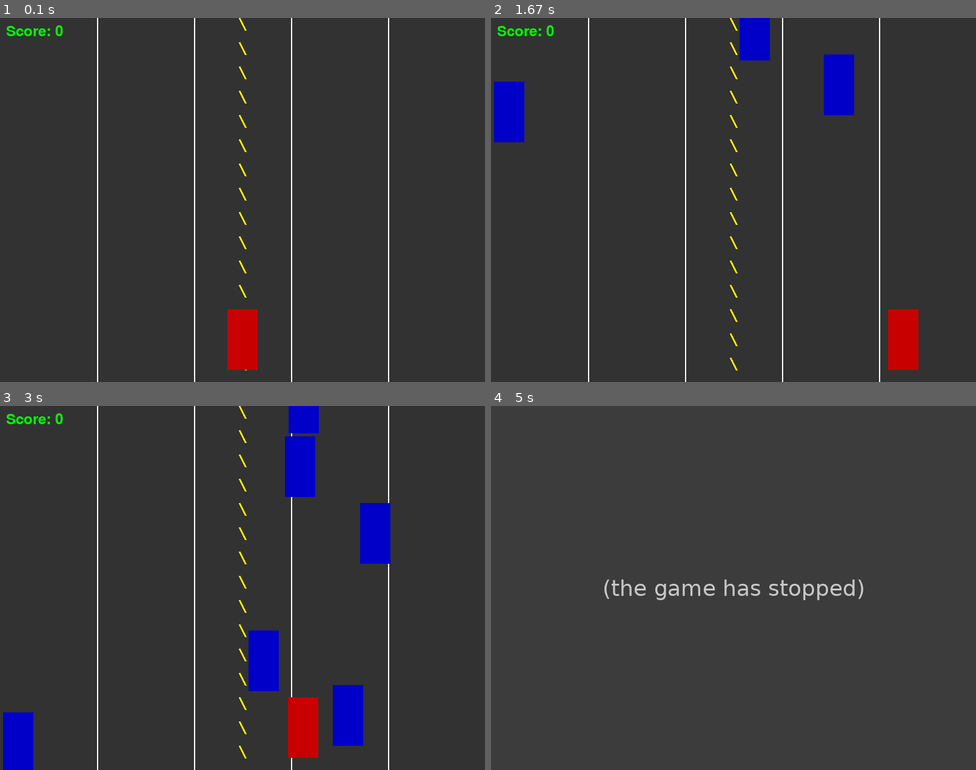
Above: before the commit, frames 1-4 (two rows, left to right).
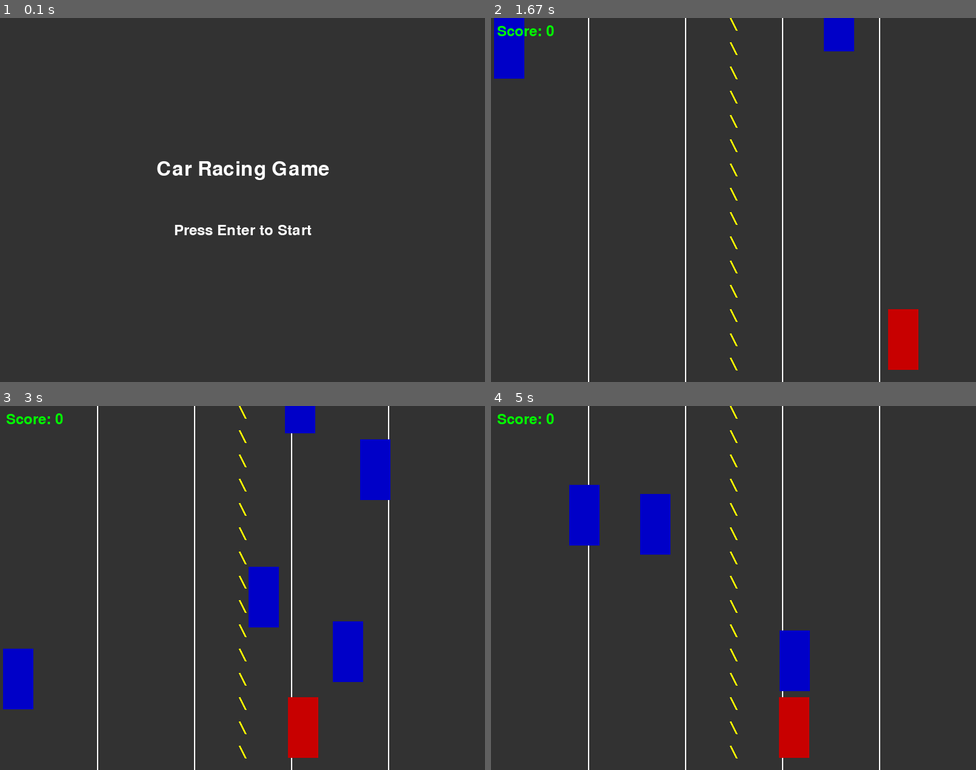
Above: after the commit, the same moments.

Repository: aknim/pygame-car-race
Game: pygame game, started from car_race.py
The game is run twice, just before and just after one commit, with the same random seed, the same clock (stepped at 60 frames per second) and the same inputs.
Inputs:
- Up to frame 1 (0.1 s): no input
- Up to frame 2 (1.67 s): tap Enter at 0.33 s; hold Right 0.67-1.13 s; hold Right 1.17-1.63 s
- Up to frame 3 (3 s): hold Left 1.67-2.2 s; hold Left 2.23-2.63 s; hold Right from 2.67 s (still down)
- Up to frame 4 (5 s): release Right at 3.3 s; tap Enter at 3.33 s; hold Left 3.67-4.13 s; hold Right 4.17-4.63 s; hold Right from 4.67 s (still down)

The runs differ from the first frame. In frame 1, 3.4% of the frame differs, in the area x 1-81%, y 0-100%; in frame 2, 4.4%; in frame 3, 9.4%, in the area x 0-81%, y 0-100%; in frame 4, 6.2%.
Before the commit the program exited at 3.07 s; later frames show no game.

Commit message:
Day 1.5 Added start screen, game over screen, and restart logic

Diff:
--- a/car_race.py
+++ b/car_race.py
@@ -94,42 +94,90 @@
     score_text = font.render(f"Score: {score}", True, GREEN)
     screen.blit(score_text, (10, 10))
 
-# Game loop
-running = True
-while running:
-    for event in pygame.event.get():
-        if event.type == pygame.QUIT:
-            running = False
+def display_text(text, font_size, color, y_offset=0):
+    font = pygame.font.Font(None, font_size)
+    text_surface = font.render(text, True, color)
+    text_rect = text_surface.get_rect(center=(SCREEN_WIDTH // 2, SCREEN_HEIGHT // 2 + y_offset))
+    screen.blit(text_surface, text_rect)
 
-    keys = pygame.key.get_pressed()
-    if keys[pygame.K_LEFT] and player_x > 0:
-        player_x -= player_speed
-    if keys[pygame.K_RIGHT] and player_x < SCREEN_WIDTH - player_width:
-        player_x += player_speed
+def start_screen():
+    running = True
+    while running:
+        for event in pygame.event.get():
+            if event.type == pygame.QUIT:
+                pygame.quit()
+                sys.exit()
+            if event.type == pygame.KEYDOWN and event.key == pygame.K_RETURN:
+                running = False
 
-    # Generate obstacles randomly
-    if random.randint(1, 30) == 1: # Adjust frequency as needed
-        obstacles.append(generate_obstacle())
+        screen.fill(GRAY)
+        display_text("Car Racing Game", 48, WHITE, -50)
+        display_text("Press Enter to Start", 36, WHITE, 50)
+        pygame.display.flip()
+        clock.tick(FPS)
 
-    update_obstacles()
+def game_over_screen():
+    running = True
+    while running:
+        for event in pygame.event.get():
+            if event.type == pygame.QUIT:
+                pygame.quit()
+                sys.exit()
+            if event.type == pygame.KEYDOWN and event.key == pygame.K_RETURN:
+                restart_game()
 
-    # Check for collisions
-    if detect_collision(player_x, player_y):
-        print("Game Over!")
-        running = False
+        screen.fill(GRAY)
+        display_text("Game Over", 48, RED, -50)
+        display_text(f"Final Score: {score}", 36, WHITE, 0)
+        display_text("Press Enter to Restart", 36, WHITE, 50)
+        pygame.display.flip()
+        clock.tick(FPS)
 
-    # Increase difficulty based on score
-    if score // difficulty_increase_rate > difficulty_level:
-        obstacle_speed += 1
-        difficulty_level += 1
+def restart_game():
+    global score, obstacles, player_x
+    score = 0
+    obstacles = []
+    player_x = SCREEN_WIDTH // 2 - player_width // 2
+    main_game()
 
-    draw_road()
-    draw_player(player_x, player_y)
-    draw_obstacles()
-    display_score()
+# Main Game loop
+def main_game():
+    global player_x, player_y, score, obstacles, obstacle_speed, difficulty_level
+    running = True
+    while running:
+        for event in pygame.event.get():
+            if event.type == pygame.QUIT:
+                running = False
 
-    pygame.display.flip()
-    clock.tick(FPS)
+        keys = pygame.key.get_pressed()
+        if keys[pygame.K_LEFT] and player_x > 0:
+            player_x -= player_speed
+        if keys[pygame.K_RIGHT] and player_x < SCREEN_WIDTH - player_width:
+            player_x += player_speed
 
-pygame.quit()
-sys.exit()
+        # Generate obstacles randomly
+        if random.randint(1, 30) == 1: # Adjust frequency as needed
+            obstacles.append(generate_obstacle())
+
+        update_obstacles()
+
+        # Check for collisions
+        if detect_collision(player_x, player_y):
+            game_over_screen()
+
+        # Increase difficulty based on score
+        if score // difficulty_increase_rate > difficulty_level:
+            obstacle_speed += 1
+            difficulty_level += 1
+
+        draw_road()
+        draw_player(player_x, player_y)
+        draw_obstacles()
+        display_score()
+
+        pygame.display.flip()
+        clock.tick(FPS)
+
+# Start the game
+start_screen()
+main_game()
